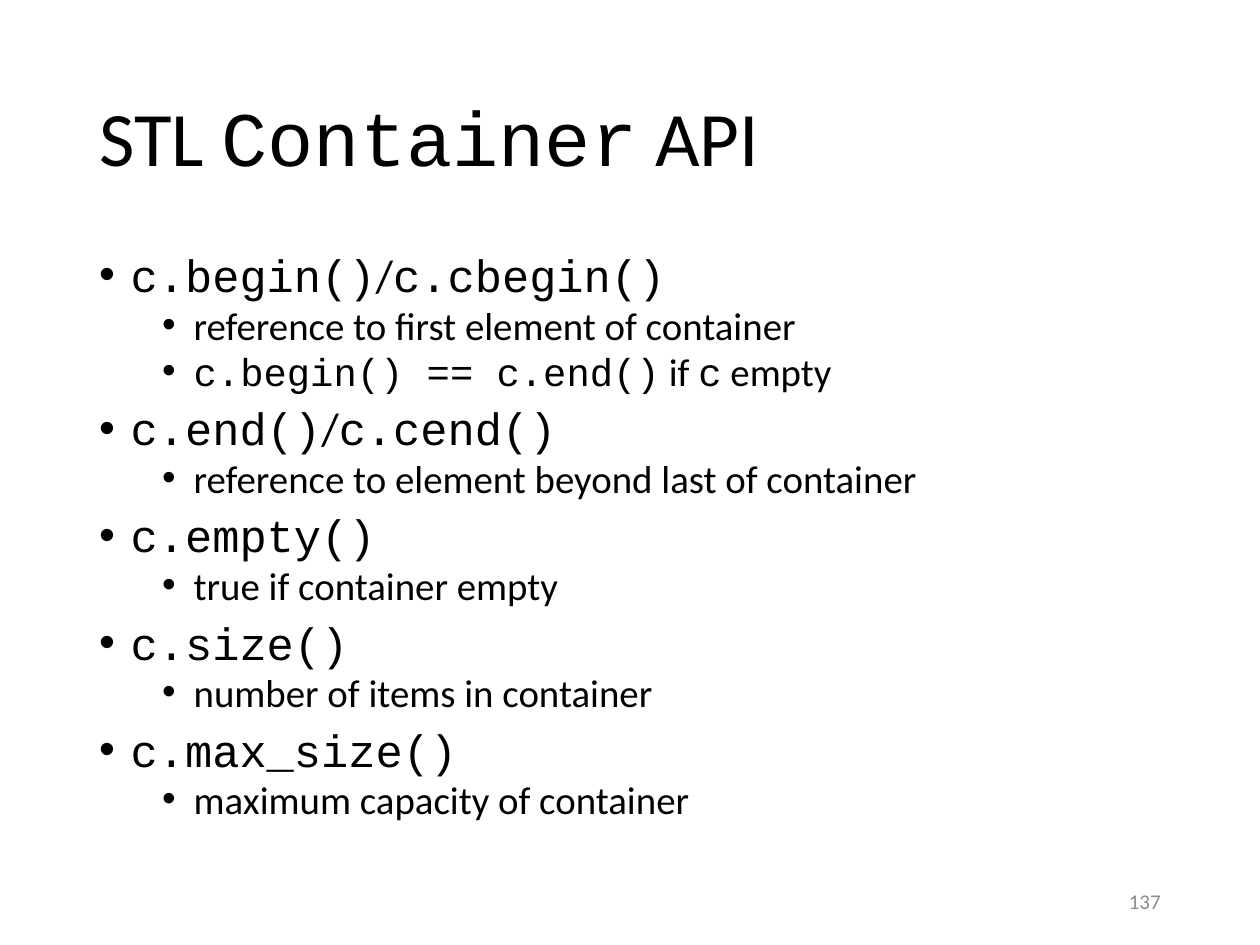
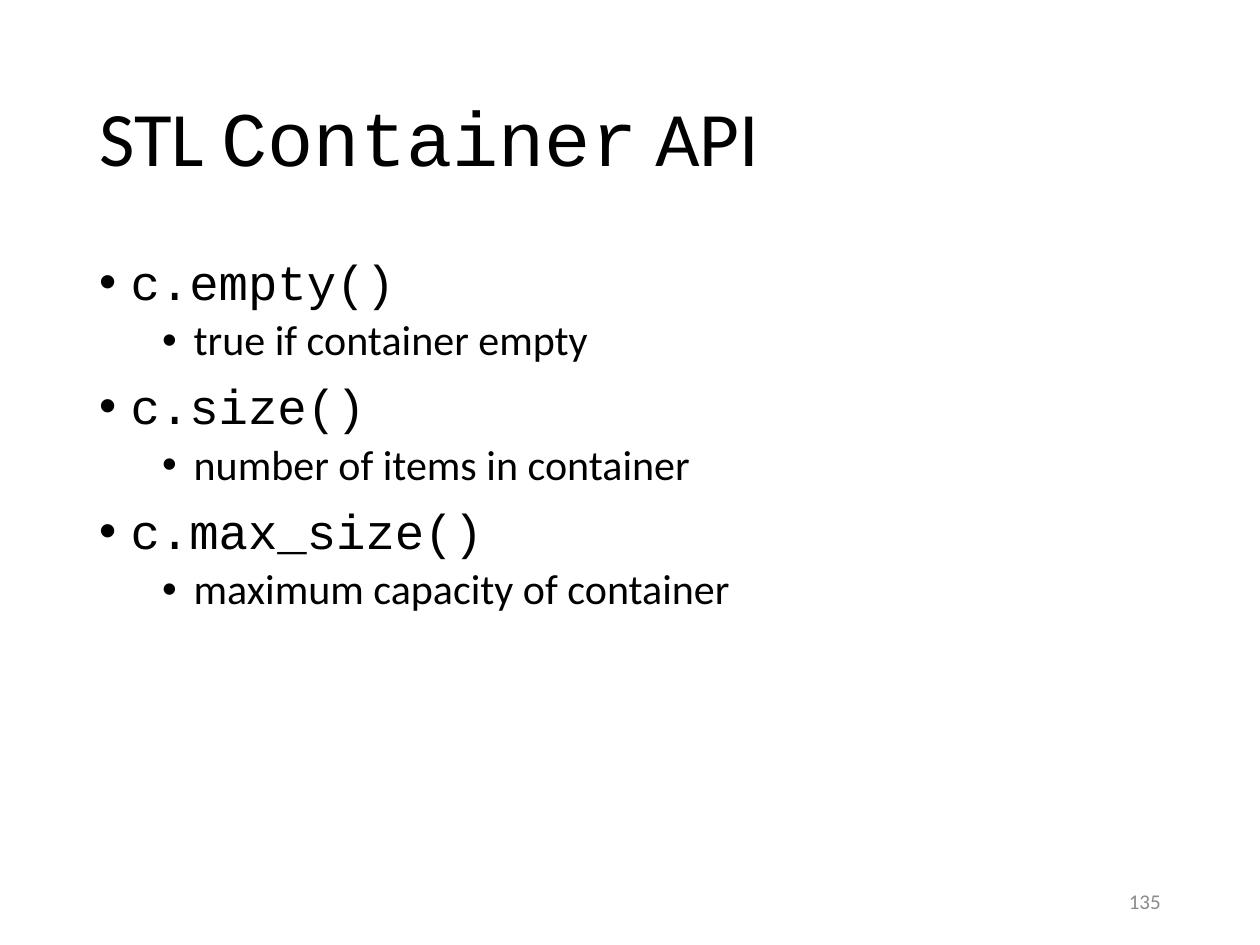
Before and after one commit to gjbex/training-material, a slide deck: slide 135 of CPlusPlus/scientific_cpp.pptx (slide 137 before the commit). Drawn at 1260x945 pixels with LibreOffice and Linux fonts; fonts in the diff are those of the drawing. Boxes give left, top, right and bottom in pixels: in the first picture for what was removed or moved away, otherwise in the second. Text is boxed around its words. In the diff, an @@ line names an element or a change of style, - is before the commit and + after.

Commit message:
Clean up container section

```diff
--- a/CPlusPlus/scientific_cpp.pptx
+++ b/CPlusPlus/scientific_cpp.pptx
@@ text "c.empty()" at <box>131,264,729,611</box>: size 25.9 to 28 pt in "c.empty()", "c.size()", "c.max_size()"; size 22.2 to 24 pt in "true if container empty", "number of items in container", "maximum capacity of container"; line spacing 0.8 to 0.9 @@
@@ text at <box>131,260,916,500</box>: paragraphs removed @@
-• c.begin()/c.cbegin()
-  • reference to first element of container
-  • c.begin() == c.end() if c empty
-• c.end()/c.cend()
-  • reference to element beyond last of container
@@ page number at <box>1129,895,1161,909</box>: text changed @@
-137
+135
```
Also in this commit, not shown: 5 other slides changed, 1 slide added, 11 slides removed.
